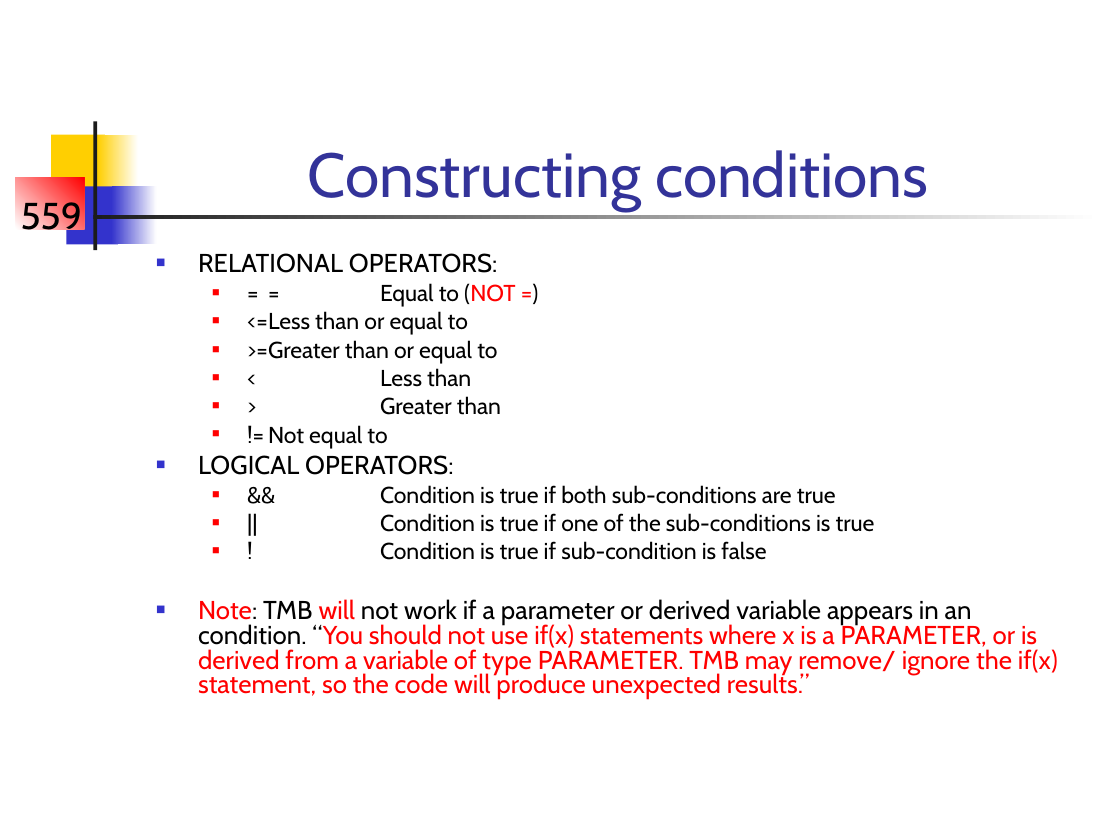
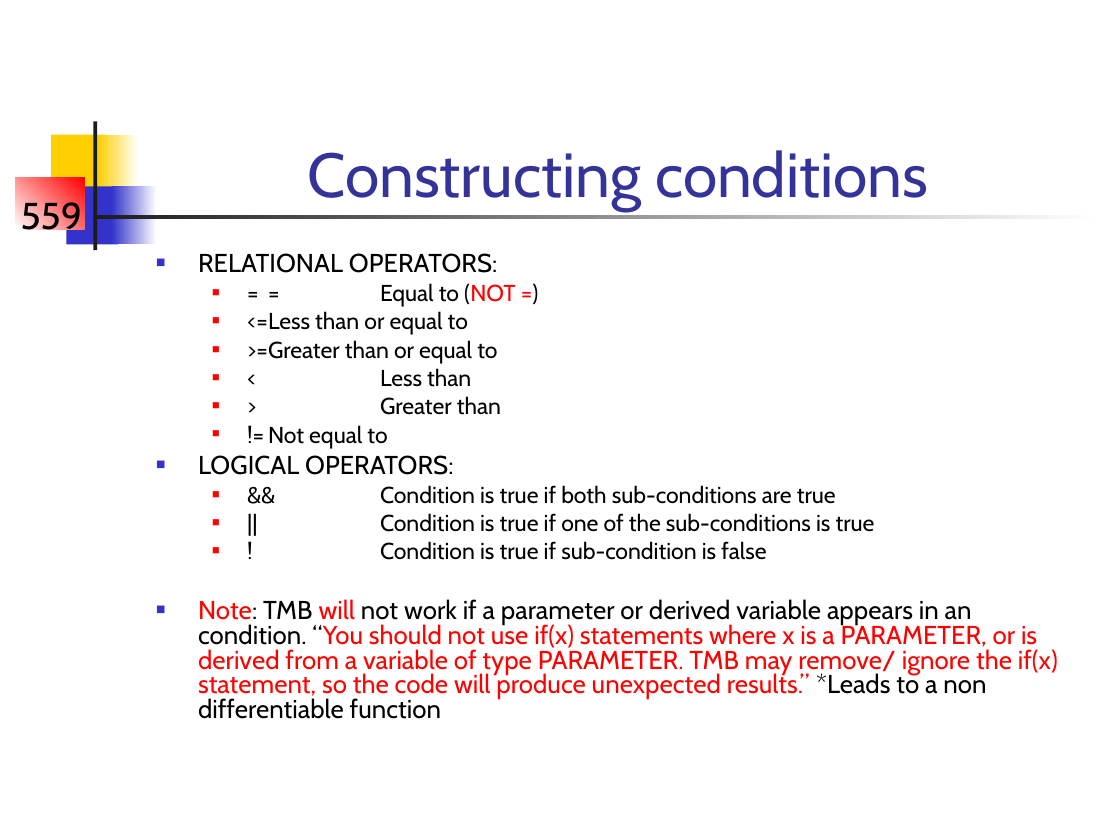
Before and after one commit to briellekwarta19/TMB_workshop, a slide deck: slide 3 of Lectures/LectB.ppt. Drawn at 1120x840 pixels with LibreOffice and Linux fonts; fonts in the diff are those of the drawing. Boxes give left, top, right and bottom in pixels: in the first picture for what was removed or moved away, otherwise in the second. Text is boxed around its words. In the diff, an @@ line names an element or a change of style, - is before the commit and + after.

```diff
--- a/Lectures/LectB.ppt
+++ b/Lectures/LectB.ppt
@@ text at bbox=[198, 599, 1058, 719]: text changed @@
-■ Note: TMB will not work if a parameter or derived variable appears in an condition. “You should not use if(x) statements where x is a PARAMETER, or is derived from a variable of type PARAMETER. TMB may remove/ ignore the if(x) statement, so the code will produce unexpected results.”
+■ Note: TMB will not work if a parameter or derived variable appears in an condition. “You should not use if(x) statements where x is a PARAMETER, or is derived from a variable of type PARAMETER. TMB may remove/ ignore the if(x) statement, so the code will produce unexpected results.” *Leads to a non differentiable function
```
Also in this commit, not shown: 2 other slides changed, 2 slides added, 39 other files.
